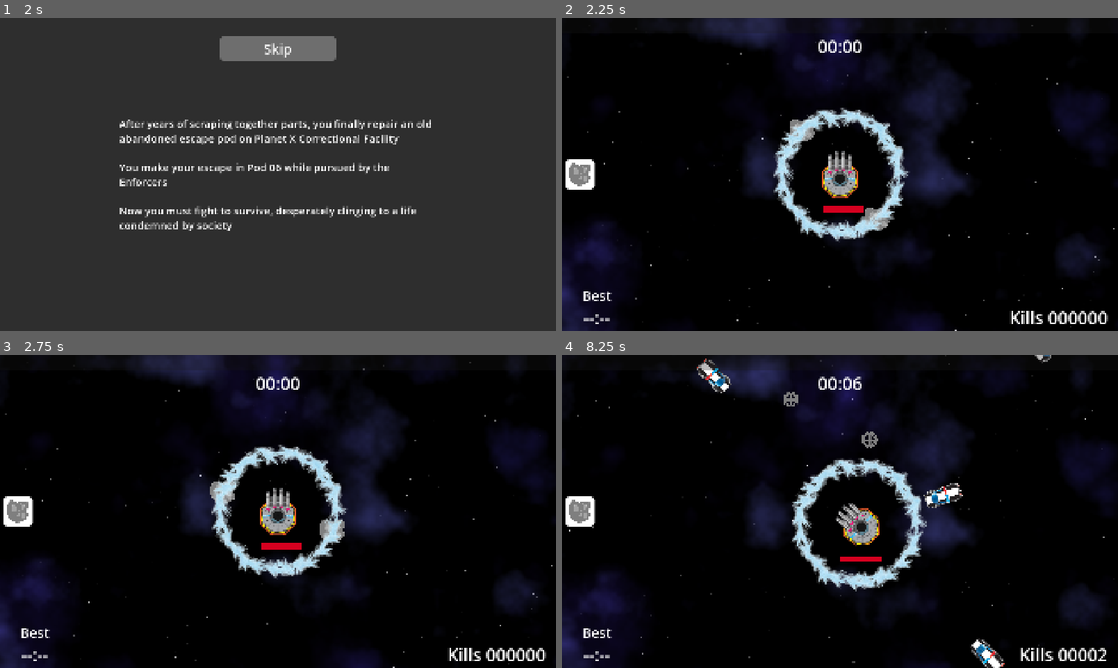
Above: before the commit, frames 1-4 (two rows, left to right).
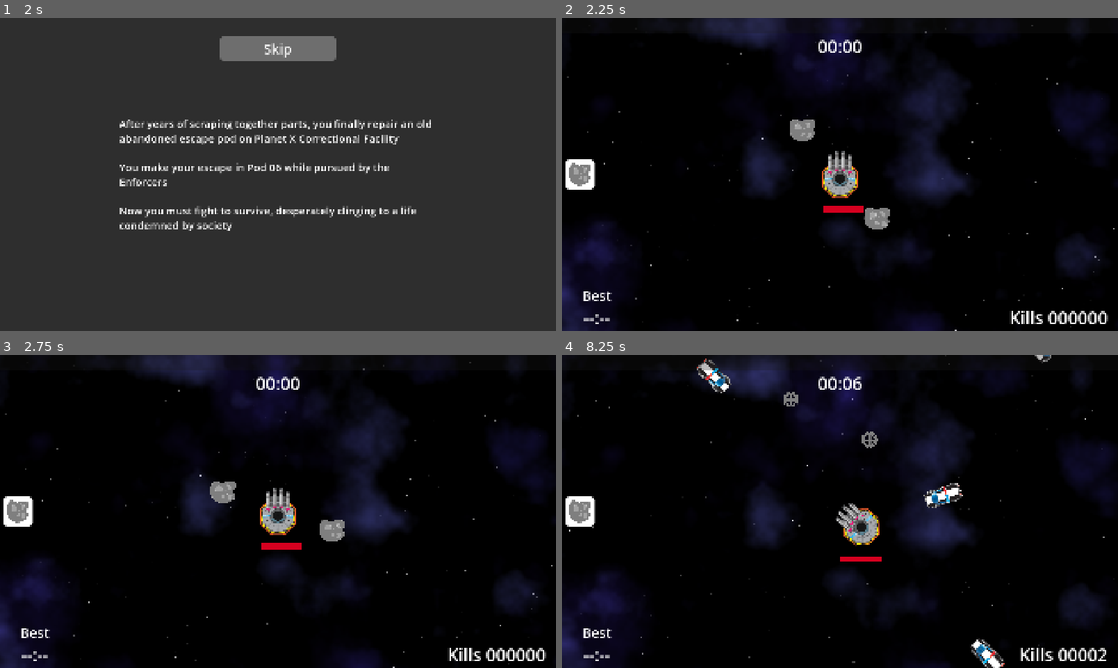
Above: after the commit, the same moments.

Repository: two-sticks-and-a-rock/space-arcade
Game: Godot game, scene res://scenes/main_menu.tscn
The game is run twice, just before and just after one commit, with the same random seed, the same clock (stepped at 60 frames per second) and the same inputs.
Inputs (mouse positions are in pixels of both pictures, inside the frame that each line leads up to):
- Up to frame 1 (2 s): click "Start" at 0.5 s; click "Skip" at 1.25 s
- Up to frame 2 (2.25 s): click "Skip" at 2 s
- Up to frame 3 (2.75 s): no input
- Up to frame 4 (8.25 s): move the mouse to (962, 495) at 2.77 s; press the mouse at (962, 495) at 2.78 s; move the mouse to (728, 527) at 3.52 s; release the mouse at (728, 527) at 3.53 s; click (728, 527) at 3.6 s; move the mouse to (895, 442) at 4.27 s; press the mouse at (895, 442) at 4.28 s; move the mouse to (812, 574) at 5.02 s; release the mouse at (812, 574) at 5.03 s; click (812, 574) at 5.1 s; move the mouse to (1006, 558) at 5.77 s; press the mouse at (1006, 558) at 5.78 s; move the mouse to (673, 464) at 6.52 s; release the mouse at (673, 464) at 6.53 s; click (673, 464) at 6.6 s; move the mouse to (867, 511) at 7.27 s; press the mouse at (867, 511) at 7.28 s; move the mouse to (756, 433) at 8.02 s; release the mouse at (756, 433) at 8.03 s; click (756, 433) at 8.1 s

Frame 1 is identical in both runs. In frame 2, 3.1% of the frame differs, in the area x 38-63%, y 28-72%; in frame 3, 3.1%; in frame 4, 3.2%, in the area x 41-66%, y 32-76%.

Commit message:
feat: New weapons show up on upgrade panel (#56)
* Get all weapons not on player

* add weapon on choosing

* Placeholder copy for weapons+upgrades

Diff:
--- a/scenes/player/player.gd
+++ b/scenes/player/player.gd
@@ -20,8 +20,8 @@
 
 	var orbiter_ring = orbiter_ring_scene.instantiate() as Node2D
 	add_child(orbiter_ring)
-	var frost_nova = frost_nova_scene.instantiate() as Node2D
-	add_child(frost_nova)
+	# var frost_nova = frost_nova_scene.instantiate() as Node2D
+	# add_child(frost_nova)
 	(magnet_collider.shape as CircleShape2D).radius = magnet_radius
 
 func take_damage(dmg: int):
--- a/scenes/player/player_weapons/frost_nova/frost_nova.tscn
+++ b/scenes/player/player_weapons/frost_nova/frost_nova.tscn
@@ -5,6 +5,8 @@
 
 [node name="FrostNova" type="Node2D" unique_id=529776342]
 script = ExtResource("1_43v6x")
+display_name = "Frost Nova"
+description = "Freeze enemies in place to make a getaway"
 bullet_scene = ExtResource("2_hm4nq")
 num_bullets = 1
 bullet_size = 1.0
--- a/scenes/player/player_weapons/orbiter/orbiter_ring.tscn
+++ b/scenes/player/player_weapons/orbiter/orbiter_ring.tscn
@@ -119,6 +119,8 @@
 
 [node name="OrbiterRing" type="Node2D" unique_id=956994433]
 script = ExtResource("1_cd0fb")
+display_name = "Personalized Asteroid Belt"
+description = "A ring of your very own asteroids for damaging enemies"
 bullet_scene = ExtResource("2_gpny0")
 dmg = 50
 num_bullets = 2
--- a/scenes/player/player_weapons/player_weapon.gd
+++ b/scenes/player/player_weapons/player_weapon.gd
@@ -1,5 +1,8 @@
 class_name PlayerWeapon
 extends Node2D
+
+@export var display_name : String
+@export var description : String
 
 @export var bullet_scene : PackedScene
 
--- a/scenes/ui/upgrade_mechanics_text.tscn
+++ b/scenes/ui/upgrade_mechanics_text.tscn
@@ -1,5 +1,10 @@
 [gd_scene format=3 uid="uid://br4we7wbi1h4f"]
 
+[ext_resource type="Theme" uid="uid://drsxtvymgay2s" path="res://scenes/ui/themes/default/default.tres" id="1_h4srg"]
+
 [node name="UpgradeMechanicsText" type="Label" unique_id=616719383]
+custom_maximum_size = Vector2(-1, 450)
+theme = ExtResource("1_h4srg")
 theme_override_font_sizes/font_size = 24
 text = "Mechanics Text Example: 8s → 7s"
+autowrap_mode = 2
--- a/scenes/ui/upgrade_menu.gd
+++ b/scenes/ui/upgrade_menu.gd
@@ -9,6 +9,46 @@
 	var possible_upgrade_sets: Array[WeaponUpgradeSet] = []
 	var all_possible_upgrades_length: int = 0
 	var upgrade_set_name_to_weapon_map: Dictionary[String, PlayerWeapon] = {}
+
+func get_unobtained_weapons(player_weapons: Array) -> Array[PlayerWeapon]:
+	var prefix : String = "res://scenes/player/player_weapons/"
+	var dirs : PackedStringArray = ResourceLoader.list_directory(prefix)
+
+	var all_weapon_dirs : Array[String] = []
+	for dir in dirs:
+		if !dir.contains("/") || dir.contains("weapon_upgrades"):
+			continue
+		all_weapon_dirs.append(prefix + dir)
+
+	var all_weapons : Array[PlayerWeapon] = []
+	for weapon_dir in all_weapon_dirs:
+		var weapon_files = ResourceLoader.list_directory(weapon_dir)
+		for weapon_file in weapon_files:
+			if !weapon_file.contains(".tscn"):
+				continue
+
+			var weapon_scene : Node2D = (load(weapon_dir + weapon_file) as PackedScene).instantiate()
+			var weapon_node : PlayerWeapon = weapon_scene as PlayerWeapon
+			if weapon_node == null:
+				weapon_scene.free()
+				continue
+
+			all_weapons.append(weapon_node)
+
+
+	if player_weapons.size() == 0:
+		return all_weapons
+
+	var new_weapons : Array[PlayerWeapon] = []
+
+	for weapon in all_weapons:
+		var player_has_weapon = false
+		for player_weapon in player_weapons:
+			if weapon.get_script() == player_weapon.get_script():
+				player_has_weapon = true
+		if !player_has_weapon:
+			new_weapons.append(weapon)
+	return new_weapons
 
 # TODO: this gets mad for some reason when I try to specify "player_weapons: Array[PlayerWeapon]"
 # but the debugger says its the OrbiterRing is a PlayerWeapon so this might just be buggy
@@ -32,44 +72,61 @@
 
 	return upgrade_set_metadata
 
-func choose_at_most_three(possible_upgrade_sets: Array[WeaponUpgradeSet]):
-	var total_upgrades = possible_upgrade_sets.size()
-	var num_to_choose = min(total_upgrades, 3)
+func choose_at_most_n(to_choose_from: Array, n: int):
+	var total = to_choose_from.size()
+	if (n > total):
+		return to_choose_from
 
-	var sliced = possible_upgrade_sets
+	var num_to_choose = min(total, n)
+
+	var sliced = to_choose_from
 	sliced.shuffle()
 	return sliced.slice(0, num_to_choose)
 
 func populate_upgrade_panels():
-	var player_weapons = get_tree().root.get_node("Main/player").get_children().filter(
+	var player = get_tree().root.get_node("Main/player")
+	var player_weapons = player.get_children().filter(
 		func(child):
 			return child is PlayerWeapon
 	) as Array[PlayerWeapon]
 
 	var processed = get_possible_upgrade_sets(player_weapons)
-	var choices = choose_at_most_three(processed.possible_upgrade_sets)
+	var new_weapons = get_unobtained_weapons(player_weapons)
+
+	var all_choices = processed.possible_upgrade_sets + new_weapons
+	var choices = choose_at_most_n(all_choices, 3)
 
 	for choice in choices:
 		# Instantiate an upgrade panel and fill in fields
 		var upgrade_panel : MarginContainer = upgrade_panel_scene.instantiate()
 
-		upgrade_panel.upgrade_name = choice.resource_name
-		# TODO: placeholder images
-		# upgrade_panel.img_filepath =
-		upgrade_panel.mechanics = ([] as Array[String])
-		for component_upgrade in choice.upgrades:
-			upgrade_panel.mechanics.append(component_upgrade.resource_name)
+		if choice is WeaponUpgradeSet:
+			var weapon = processed.upgrade_set_name_to_weapon_map[choice.resource_name]
+			upgrade_panel.weapon_name = weapon.display_name if weapon.display_name != null else weapon.name
+			upgrade_panel.upgrade_name = choice.resource_name
+			# TODO: placeholder images
+			# upgrade_panel.img_filepath =
+			upgrade_panel.mechanics = ([] as Array[String])
+			for component_upgrade in choice.upgrades:
+				upgrade_panel.mechanics.append(component_upgrade.resource_name)
 
-		upgrade_panel.on_panel_pressed = func():
-			var weapon = processed.upgrade_set_name_to_weapon_map[choice.resource_name]
-			weapon.upgrades += choice.upgrades
-			choice.applied = true
-			weapon._reinstantiate_weapon()
+			upgrade_panel.on_panel_pressed = func():
+				weapon.upgrades += choice.upgrades
+				choice.applied = true
+				weapon._reinstantiate_weapon()
 
-			if (processed.all_possible_upgrades_length <= 1):
-				hit_max_level = true
-			EventBus.finish_level_up.emit()
-			_on_player_finish_level_up()
+				if (processed.all_possible_upgrades_length <= 1):
+					hit_max_level = true
+				EventBus.finish_level_up.emit()
+				_on_player_finish_level_up()
+		else:
+			upgrade_panel.upgrade_name = choice.display_name if choice.display_name != null else choice.name
+			upgrade_panel.weapon_name = "New weapon!"
+			upgrade_panel.mechanics = [choice.description if choice.description != null else "A new weapon!"] as Array[String]
+			upgrade_panel.on_panel_pressed = func():
+				player.add_child(choice)
+				EventBus.finish_level_up.emit()
+				_on_player_finish_level_up()
 
 		h_container.add_child(upgrade_panel)
 
--- a/scenes/ui/upgrade_panel.gd
+++ b/scenes/ui/upgrade_panel.gd
@@ -2,18 +2,21 @@
 
 @onready var v_container : VBoxContainer = $VBoxContainer
 @onready var name_label : Label = $VBoxContainer/Name
+@onready var weapon_label : Label = $VBoxContainer/Weapon
 @onready var img : TextureRect = $VBoxContainer/Img
 @onready var button : Button = $Button as Button
 
 @onready var mechanic_label_scene : PackedScene = load("res://scenes/ui/upgrade_mechanics_text.tscn")
 
 @export var upgrade_name : String
+@export var weapon_name : String
 @export var img_filepath : String
 @export var mechanics : Array[String] = []
 var on_panel_pressed: Callable
 
 func _ready():
 	name_label.text = upgrade_name
+	weapon_label.text = weapon_name
 	if (img_filepath):
 		img.texture = load(img_filepath) as Texture2D
 
--- a/scenes/ui/upgrade_panel.tscn
+++ b/scenes/ui/upgrade_panel.tscn
@@ -22,12 +22,23 @@
 size_flags_horizontal = 4
 theme_override_constants/separation = 24
 
-[node name="Name" type="Label" parent="VBoxContainer" unique_id=1863297255]
+[node name="Name" type="Label" parent="VBoxContainer" unique_id=1394569463]
 custom_minimum_size = Vector2(0, 50)
 layout_mode = 2
 theme_override_font_sizes/font_size = 48
-text = "Name Placeholder"
+text = "Upgrade Name"
 horizontal_alignment = 1
+vertical_alignment = 1
+
+[node name="Weapon" type="Label" parent="VBoxContainer" unique_id=1863297255]
+custom_minimum_size = Vector2(0, 50)
+custom_maximum_size = Vector2(450, -1)
+layout_mode = 2
+theme_override_font_sizes/font_size = 20
+text = "Weapon Name"
+horizontal_alignment = 1
+vertical_alignment = 1
+autowrap_mode = 2
 
 [node name="Img" type="TextureRect" parent="VBoxContainer" unique_id=1720966437]
 custom_minimum_size = Vector2(450, 300)
